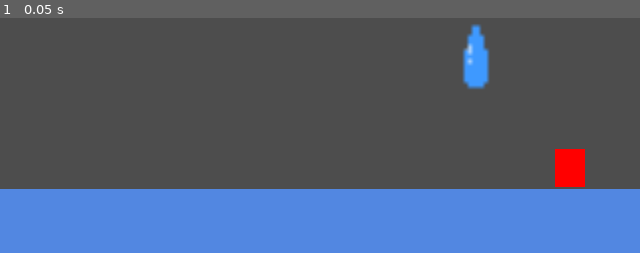
Above: before the commit, frame 1.
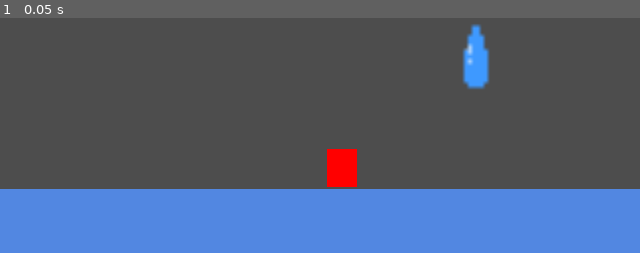
Above: after the commit, the same moment.

Repository: Aterlone/MasseyGameJam
Game: Godot game, scene res://house_1.tscn
Two runs of this game, one before a commit and one after it. Both use one fixed random seed, a clock stepped at 60 frames per second and the inputs below. This scene is started directly instead of the project's main scene.
Inputs:
- Up to frame 1 (0.05 s): no input

The runs differ from the first frame. In frame 1, 1.5% of the frame differs, in the area x 51-92%, y 55-72%.

Commit message:
Inhouse value moved to player script.

Diff:
--- a/Misc/Door.gd
+++ b/Misc/Door.gd
@@ -30,7 +30,6 @@
 	"Z",
 ) var door_char
 
-@export var in_house: bool
 var player_on_door = 0
 var player
 
@@ -41,13 +40,13 @@
 	if player_on_door:
 		if Input.is_action_just_pressed("ui_accept"):
 			print("SCENE CHANGE")
-			if in_house:
+			if player.in_house:
 				print("OUT HOUSE")
 				scene_change("res://level_1.tscn")
 			else:
-				print("IN HOUSE" + str(in_house))
+				print("IN HOUSE" + str(player.in_house))
 				scene_change("res://house_1.tscn")
-			player.get_node("Sprite2D").outside = !in_house
+			player.get_node("Sprite2D").outside = !player.in_house
 
 func _on_body_entered(body):
 	player = body;
@@ -62,12 +61,11 @@
 ## Change scene
 func scene_change(scene: String):
 	var this_scene = load(scene)
-	in_house = !in_house
+	player.in_house = !player.in_house
 
 	area_container.add_child(this_scene.instantiate())
 
 	var other_door = area_container.get_child(1).get_node("Door"+str(door_char))
-	other_door.in_house = in_house
 
 	player.global_position = other_door.global_position
 
--- a/house_1.tscn
+++ b/house_1.tscn
@@ -42,7 +42,7 @@
 texture = ExtResource("2_l6kfo")
 
 [node name="Door" type="Area2D" parent="."]
-position = Vector2(570, 275)
+position = Vector2(342, 275)
 collision_mask = 3
 script = ExtResource("3_l6kfo")
 door_char = 0
--- a/player/player.gd
+++ b/player/player.gd
@@ -2,6 +2,8 @@
 
 
 @onready var MAIN = get_tree().get_root().get_child(0)
+
+@export var in_house: bool
 
 var cam_locked = false # if true camera doesn't move
 
@@ -36,8 +38,6 @@
 var flag_pole_node = null
 
 var current_animation = ""
-
-var in_house = 0
 
 func _ready() -> void:
 	var size = Vector2i(640 * 3, 360 * 3)
--- a/player/playerValues.gd
+++ b/player/playerValues.gd
@@ -21,6 +21,7 @@
 
 ## Inside/Outside
 @export var outside: bool = true;
+
 
 ## Update
 func _process(delta):
